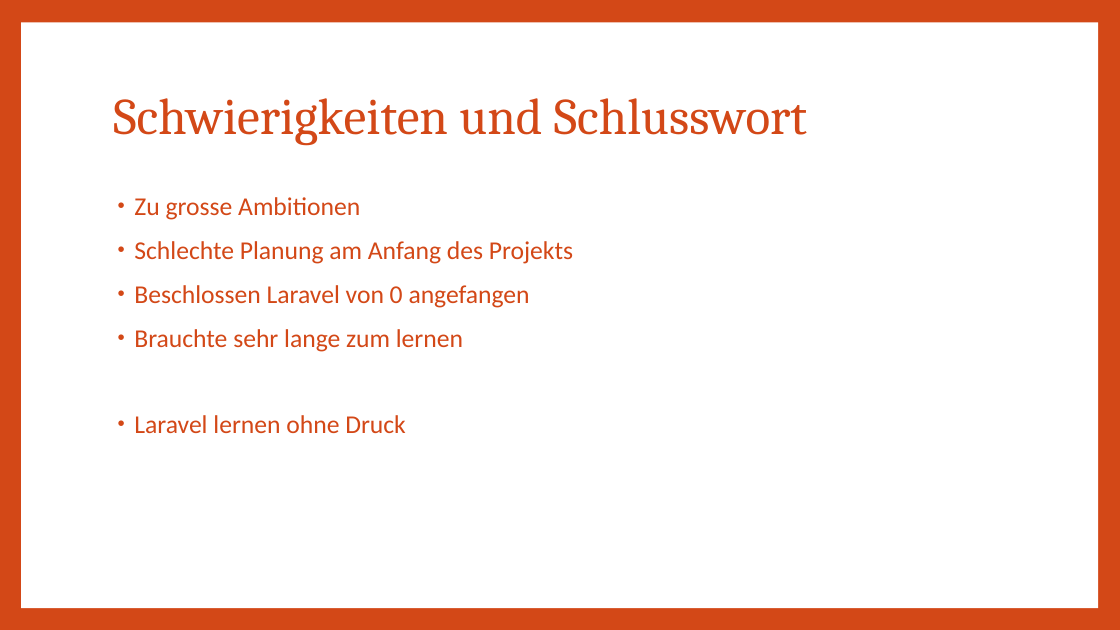
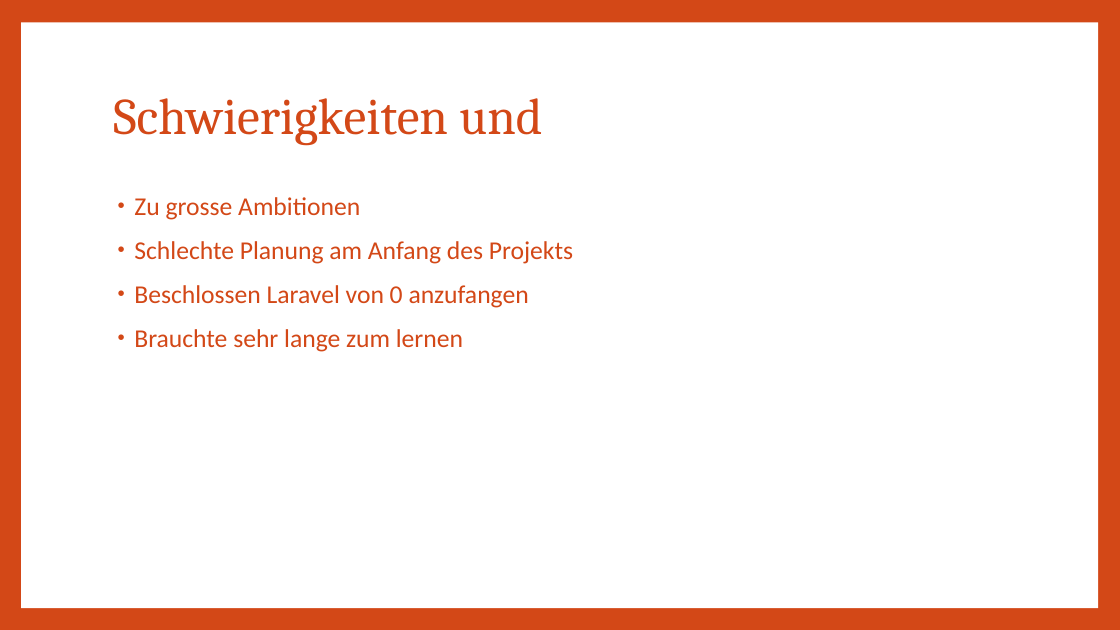
Before and after one commit to Lio396/AbgabeDossierProjekt, a slide deck: slide 9 of 04_Präsentation/VueJS_Laravel_website.pptx. Drawn at 1120x630 pixels with LibreOffice and Linux fonts; fonts in the diff are those of the drawing. Boxes give left, top, right and bottom in pixels: in the first picture for what was removed or moved away, otherwise in the second. Text is boxed around its words. In the diff, an @@ line names an element or a change of style, - is before the commit and + after.

```diff
--- a/04_Präsentation/VueJS_Laravel_website.pptx
+++ b/04_Präsentation/VueJS_Laravel_website.pptx
@@ title at (113,98,542,146): text changed @@
-Schwierigkeiten und Schlusswort
+Schwierigkeiten und
@@ text at (134,285,529,308): text changed @@
-• Beschlossen Laravel von 0 angefangen
+• Beschlossen Laravel von 0 anzufangen
@@ text removed at (134,415,406,433) @@
-• Laravel lernen ohne Druck
```
Also in this commit, not shown: 1 other slide changed, 1 slide added.
